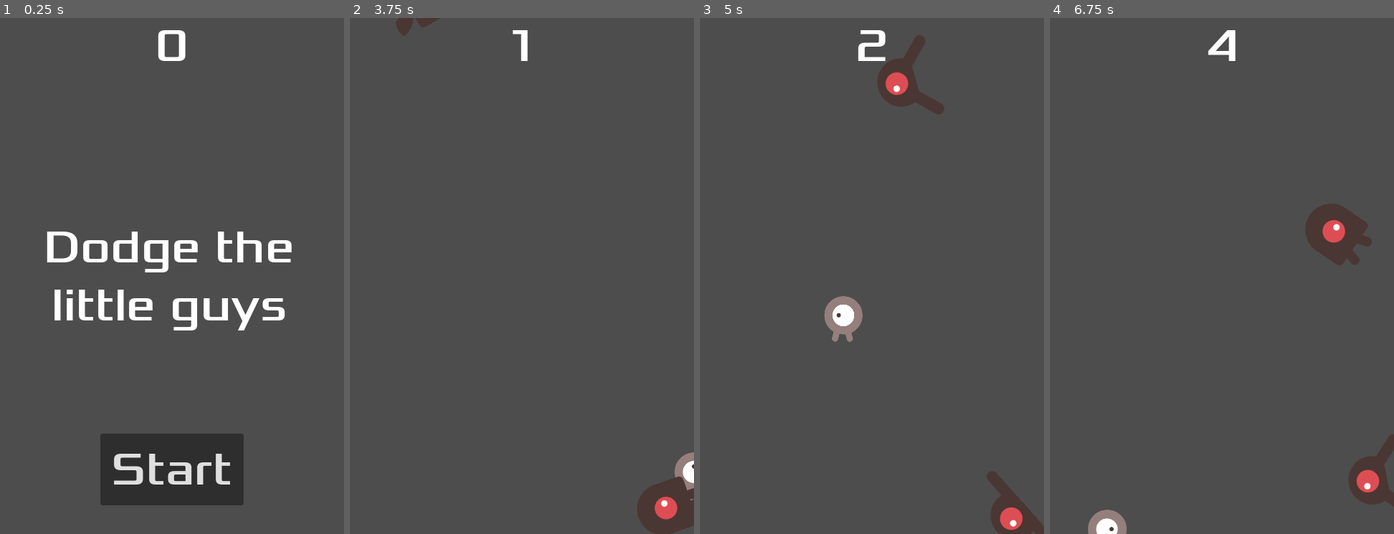
Above: before the commit, frames 1-4 (left to right).
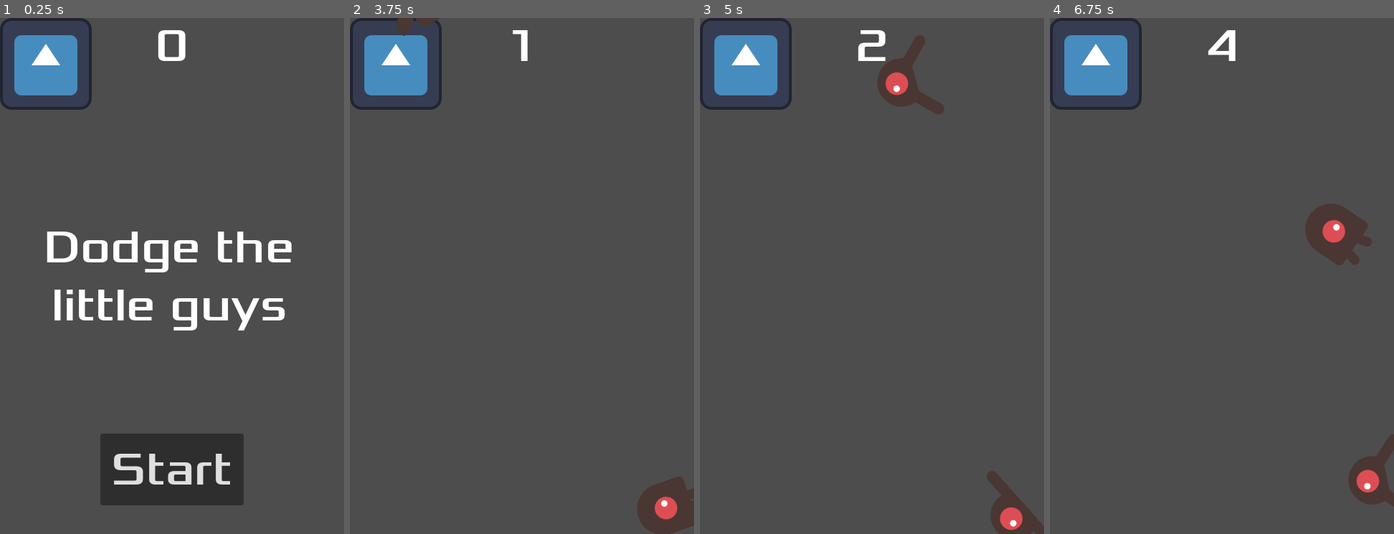
Above: after the commit, the same moments.

Repository: Juniper19/game-1-tutorial
Game: Godot game, scene res://main.tscn
Same seed, same stepped clock (60 frames per second), same inputs: the game is played once before the commit and once after it. The engine's default icon, where the game draws it, is replaced by a stand-in: a white triangle on a blue panel in a dark square.
Inputs:
- Up to frame 1 (0.25 s): no input
- Up to frame 2 (3.75 s): click "Start" at 0.5 s; tap Enter at 1.25 s; hold Right (move_right) 1.28-2.03 s; hold Down (move_down) 2.03-2.78 s; hold Right (move_right) 2.78-3.53 s; hold Up (move_up) from 3.53 s (still down)
- Up to frame 3 (5 s): release Up (move_up) at 4.28 s; hold Left (move_left) from 4.28 s (still down)
- Up to frame 4 (6.75 s): release Left (move_left) at 5.78 s; hold Down (move_down) 5.78-6.53 s; hold Right (move_right) from 6.53 s (still down)

The runs differ from the first frame. In frame 1, 2.7% of the frame differs, in the area x 0-27%, y 0-18%; in frame 2, 2.9%; in frame 3, 3.4%, in the area x 0-48%, y 0-63%; in frame 4, 3.1%.

Commit message:
player disappears

Diff:
--- a/main.gd
+++ b/main.gd
@@ -51,3 +51,5 @@
 
 	$HUD.update_score(score)
 	$HUD.show_message("Get Ready")
+
+	get_tree().call_group("mobs", "queue_free")
--- a/main.tscn
+++ b/main.tscn
@@ -1,8 +1,9 @@
-[gd_scene load_steps=6 format=3 uid="uid://bb7rh4kml0kax"]
+[gd_scene load_steps=7 format=3 uid="uid://bb7rh4kml0kax"]
 
 [ext_resource type="Script" uid="uid://dieksh7jdvctv" path="res://main.gd" id="1_ig7tw"]
 [ext_resource type="PackedScene" uid="uid://c8smh6xhlkofp" path="res://mob.tscn" id="2_0xm2m"]
 [ext_resource type="PackedScene" uid="uid://jmnvk74iypwk" path="res://player.tscn" id="3_h2yge"]
+[ext_resource type="Texture2D" uid="uid://bs3l0n1kthnjt" path="res://icon.svg" id="3_lquwl"]
 [ext_resource type="PackedScene" uid="uid://cqnjl7v4sly2j" path="res://hud.tscn" id="4_1bvp3"]
 
 [sub_resource type="Curve2D" id="Curve2D_0xm2m"]
@@ -14,6 +15,11 @@
 [node name="Main" type="Node"]
 script = ExtResource("1_ig7tw")
 mob_scene = ExtResource("2_0xm2m")
+
+[node name="BG" type="TextureRect" parent="."]
+offset_right = 40.0
+offset_bottom = 40.0
+texture = ExtResource("3_lquwl")
 
 [node name="Player" parent="." instance=ExtResource("3_h2yge")]
 
--- a/mob.tscn
+++ b/mob.tscn
@@ -48,7 +48,7 @@
 radius = 42.0
 height = 102.0
 
-[node name="Mob" type="RigidBody2D"]
+[node name="Mob" type="RigidBody2D" groups=["mobs"]]
 collision_mask = 0
 gravity_scale = 0.0
 script = ExtResource("1_1qmh0")
--- a/player.tscn
+++ b/player.tscn
@@ -46,6 +46,6 @@
 [node name="CollisionShape2D" type="CollisionShape2D" parent="."]
 shape = SubResource("CapsuleShape2D_b26j0")
 
-[connection signal="hit" from="." to="." method="_on_body_entered"]
+[connection signal="body_entered" from="." to="." method="_on_body_entered"]
 [connection signal="hit" from="." to="." method="new_game"]
 [connection signal="hit" from="." to="." method="game_over"]
--- a/project.godot
+++ b/project.godot
@@ -21,6 +21,10 @@
 window/size/viewport_height=720
 window/stretch/mode="canvas_items"
 
+[global_group]
+
+mobs=""
+
 [input]
 
 move_right={
